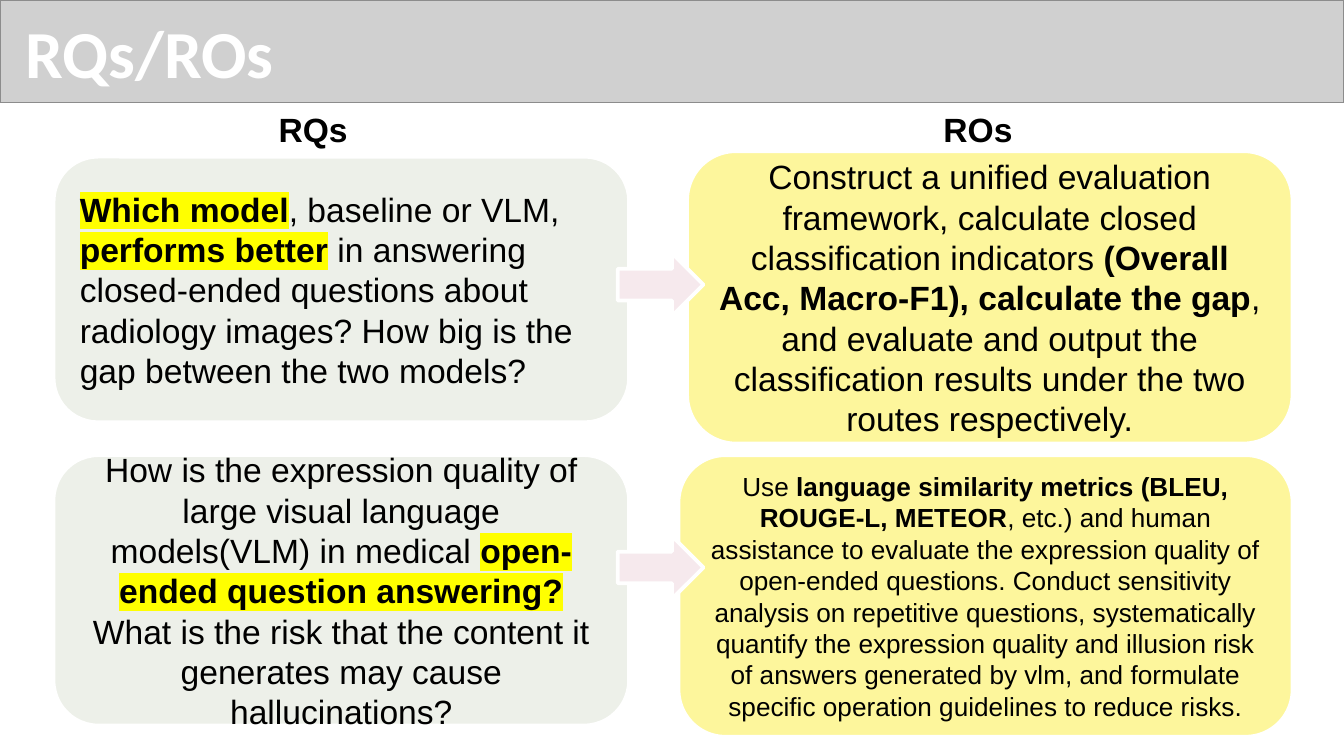
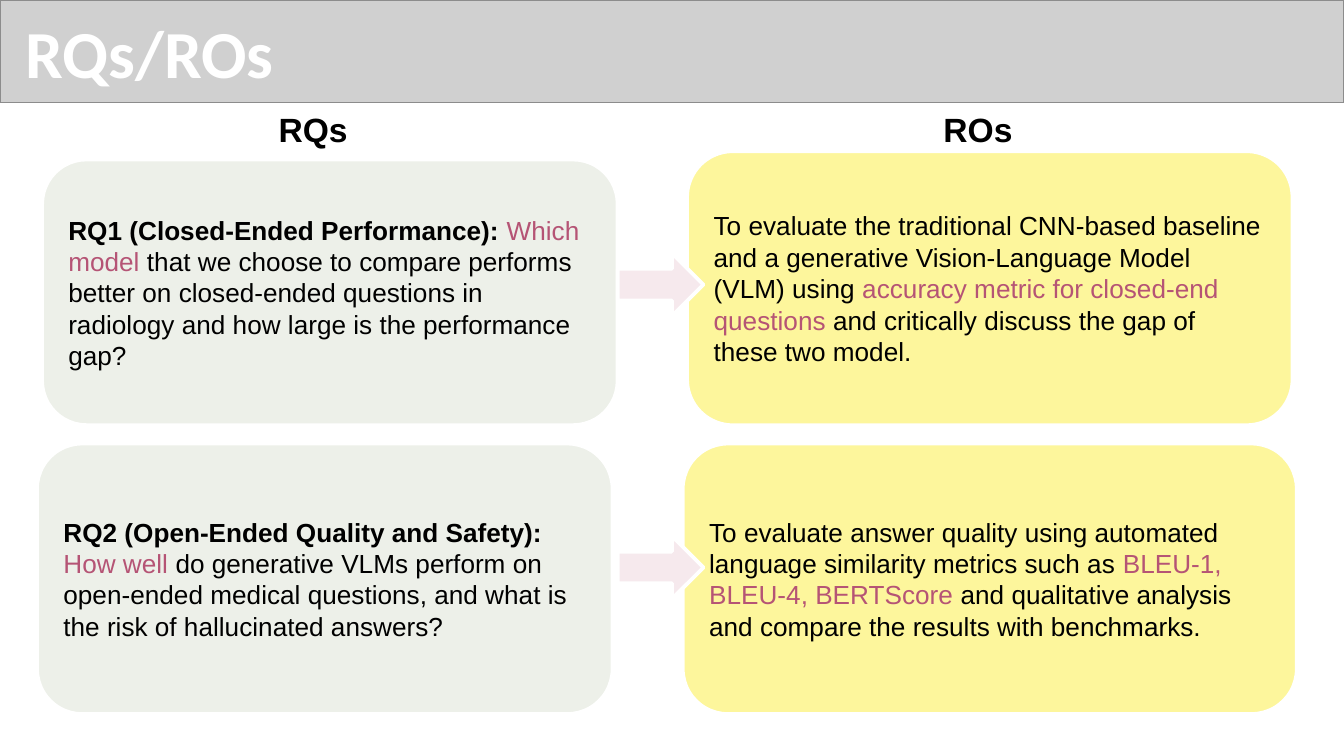
Before and after one commit to zhongjp21-coder/WOA7015_AlternativeAsscement, a slide deck: slide 3 of Report Dir/WOX7001_assignment2_zouting(24201617).pptx. Drawn at 1344x756 pixels with LibreOffice and Linux fonts; fonts in the diff are those of the drawing; grey boxes stand for pictures. Boxes give left, top, right and bottom in pixels: in the first picture for what was removed or moved away, otherwise in the second. Text is boxed around its words. In the diff, an @@ line names an element or a change of style, - is before the commit and + after.

```diff
--- a/Report Dir/WOX7001_assignment2_zouting(24201617).pptx
+++ b/Report Dir/WOX7001_assignment2_zouting(24201617).pptx
@@ rounded rectangle "RQ1 (Closed-Ended Performance): Which model ...": place and size @@
-rounded rectangle "RQ1 (Closed-Ended Performance): Which model ..." at [54, 157, 629, 423]
+rounded rectangle "RQ1 (Closed-Ended Performance): Which model ..." at [42, 160, 617, 426]
@@ rounded rectangle "To evaluate the traditional CNN-based ...": place and size @@
-rounded rectangle "To evaluate the traditional CNN-based ..." at [687, 151, 1292, 444]
+rounded rectangle "To evaluate the traditional CNN-based ..." at [687, 152, 1292, 426]
@@ text in rounded rectangle at [68, 221, 580, 371]: text changed; size 18 to 14 pt @@
-Which model, baseline or VLM, performs better in answering closed-ended questions about radiology images? How big is the gap between the two models?
+RQ1 (Closed-Ended Performance): Which model that we choose to compare performs better on closed-ended questions in radiology and how large is the performance gap?
@@ text in rounded rectangle at [714, 216, 1260, 362]: text changed; size 18 to 14 pt @@
-Construct a unified evaluation framework, calculate closed classification indicators (Overall Acc, Macro-F1), calculate the gap, and evaluate and output the classification results under the two routes respectively.
+To evaluate the traditional CNN-based baseline and a generative Vision-Language Model (VLM) using accuracy metric for closed-end questions and critically discuss the gap of these two model.
@@ rounded rectangle "RQ2 (Open-Ended Quality and Safety): ...": place and size @@
-rounded rectangle "RQ2 (Open-Ended Quality and Safety): ..." at [54, 456, 629, 726]
+rounded rectangle "RQ2 (Open-Ended Quality and Safety): ..." at [38, 444, 613, 714]
@@ rounded rectangle "To evaluate answer quality using ...": place and size @@
-rounded rectangle "To evaluate answer quality using ..." at [679, 456, 1293, 738]
+rounded rectangle "To evaluate answer quality using ..." at [683, 444, 1297, 714]
@@ text in rounded rectangle at [63, 523, 567, 637]: text changed; size 18 to 14 pt @@
-How is the expression quality of large visual language models(VLM) in medical open-ended question answering? What is the risk that the content it generates may cause hallucinations?
+RQ2 (Open-Ended Quality and Safety): How well do generative VLMs perform on open-ended medical questions, and what is the risk of hallucinated answers?
@@ text in rounded rectangle at [709, 523, 1232, 642]: text changed @@
-Use language similarity metrics (BLEU, ROUGE-L, METEOR, etc.) and human assistance to evaluate the expression quality of open-ended questions. Conduct sensitivity analysis on repetitive questions, systematically quantify the expression quality and illusion risk of answers generated by vlm, and formulate specific operation guidelines to reduce risks.
+To evaluate answer quality using automated language similarity metrics such as BLEU-1, BLEU-4, BERTScore and qualitative analysis and compare the results with benchmarks.
```
Also in this commit, not shown: 5 other slides changed, 1 slide added.
